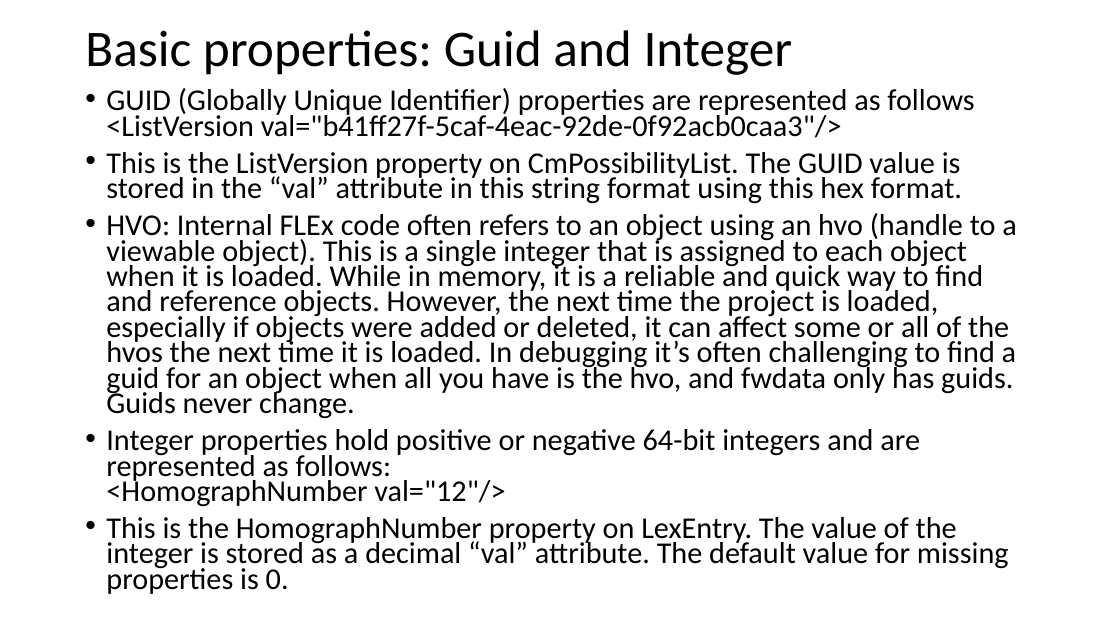
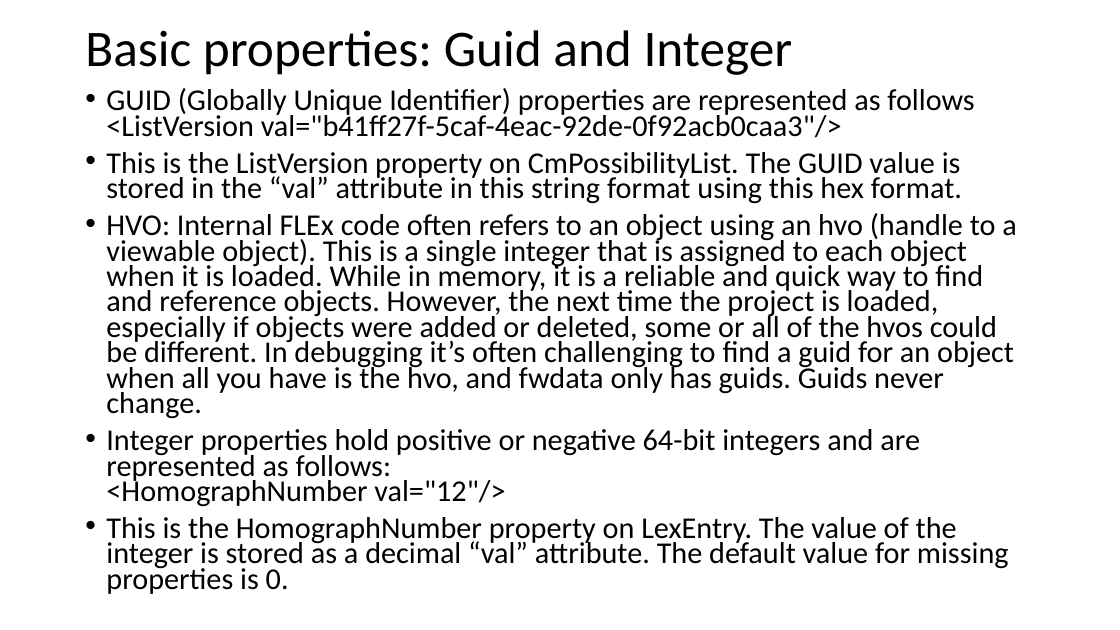
Before and after one commit to sillsdev/FwDocumentation, a slide deck: slide 23 of HelpResourcesSources/TechnicalNotes/FLEx 9.1 Conceptual Model-basic concepts and resources.pptx. Drawn at 1120x630 pixels with LibreOffice and Linux fonts; fonts in the diff are those of the drawing. Boxes give left, top, right and bottom in pixels: in the first picture for what was removed or moved away, otherwise in the second. Text is boxed around its words. In the diff, an @@ line names an element or a change of style, - is before the commit and + after.

Commit message:
Flex and Python conceptual model files
Added Python file and updates other files.

```diff
--- a/HelpResourcesSources/TechnicalNotes/FLEx 9.1 Conceptual Model-basic concepts and resources.pptx
+++ b/HelpResourcesSources/TechnicalNotes/FLEx 9.1 Conceptual Model-basic concepts and resources.pptx
@@ text at <box>106,213,1016,419</box>: text changed @@
-• HVO: Internal FLEx code often refers to an object using an hvo (handle to a viewable object). This is a single integer that is assigned to each object when it is loaded. While in memory, it is a reliable and quick way to find and reference objects. However, the next time the project is loaded, especially if objects were added or deleted, it can affect some or all of the hvos the next time it is loaded. In debugging it’s often challenging to find a guid for an object when all you have is the hvo, and fwdata only has guids. Guids never change.
+• HVO: Internal FLEx code often refers to an object using an hvo (handle to a viewable object). This is a single integer that is assigned to each object when it is loaded. While in memory, it is a reliable and quick way to find and reference objects. However, the next time the project is loaded, especially if objects were added or deleted, some or all of the hvos could be different. In debugging it’s often challenging to find a guid for an object when all you have is the hvo, and fwdata only has guids. Guids never change.
```
Also in this commit, not shown: 23 other slides changed, 1 slide added, 3 other files.
